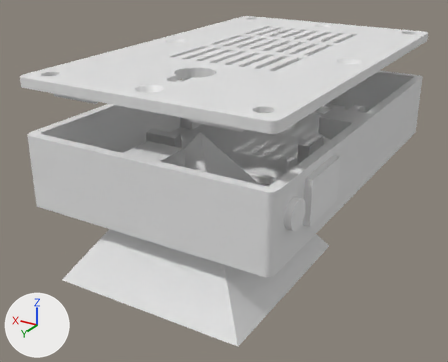
An edit to the Blender file case/case.blend, drawn before and after from the same camera.
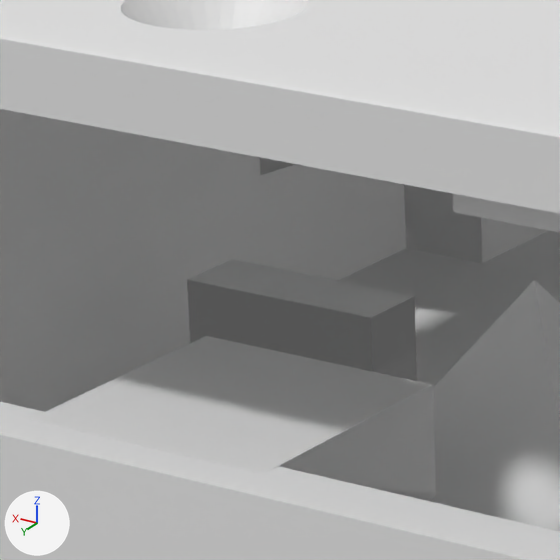
Old and new are each drawn whole from a 50 mm camera at (-96.0, 180.3, 61.0) aimed at (4.5, 12.7, -22.9) and again close up on the part from 26% to 46% of the width and 24% to 49% of the height. Lighting does not change. The marker at lower left points along +X, +Y and +Z.

The first close-up shows 'Battery Holder 2', 'Buttress 4', 'Case', 'Cover', 'Display Group', 'ESP32 Mount'.
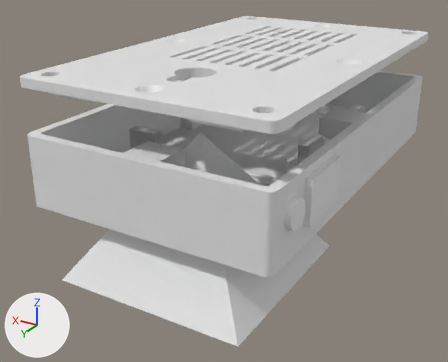
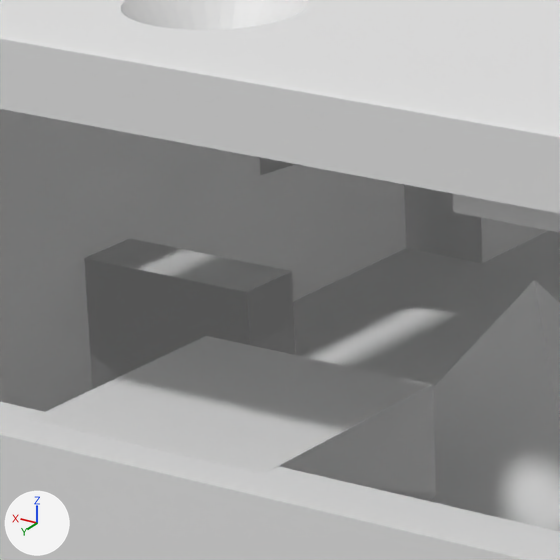
Commit message: case-v26: Moved top battery holder to clear alternate display.

The change, as a list of edits to the scene's bpy script:
```text
Change ob_battery_holder_2:
    ob_battery_holder_2.location: (24.0, 20.0, -13.0) -> (32.0, 20.0, -13.0)
```

Changed parts and their boxes (x1, y1, x2, y2) in the close-ups (560 x 560 px):
'Case', reshaped
    both: (0, 109, 560, 560)
'Battery Holder 2', moved
    before: (189, 280, 417, 381)
    after: (85, 239, 295, 388)
